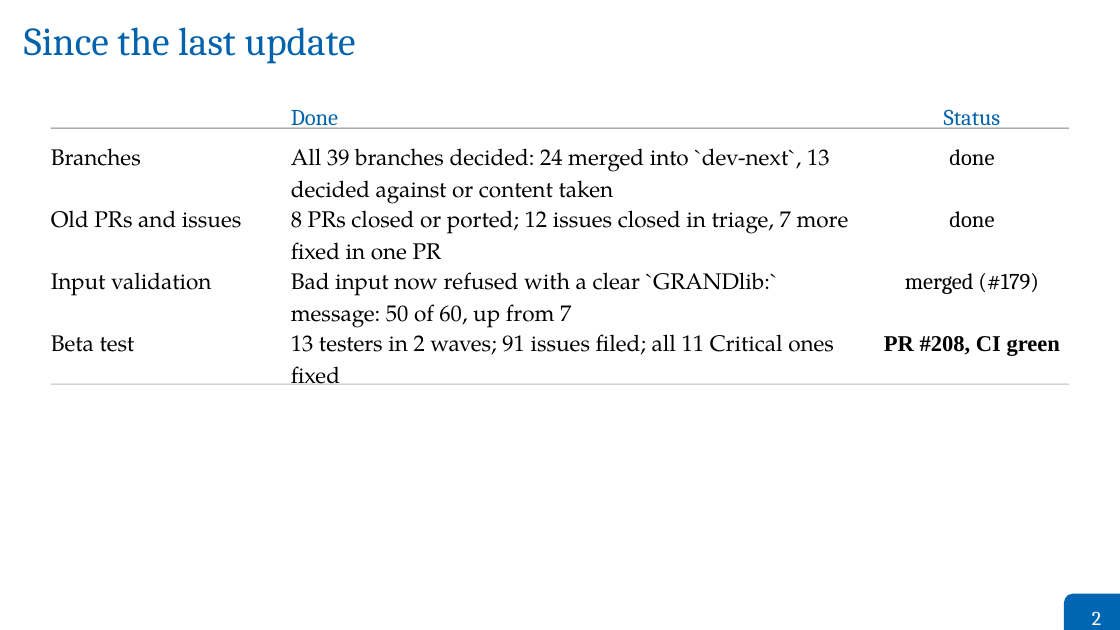
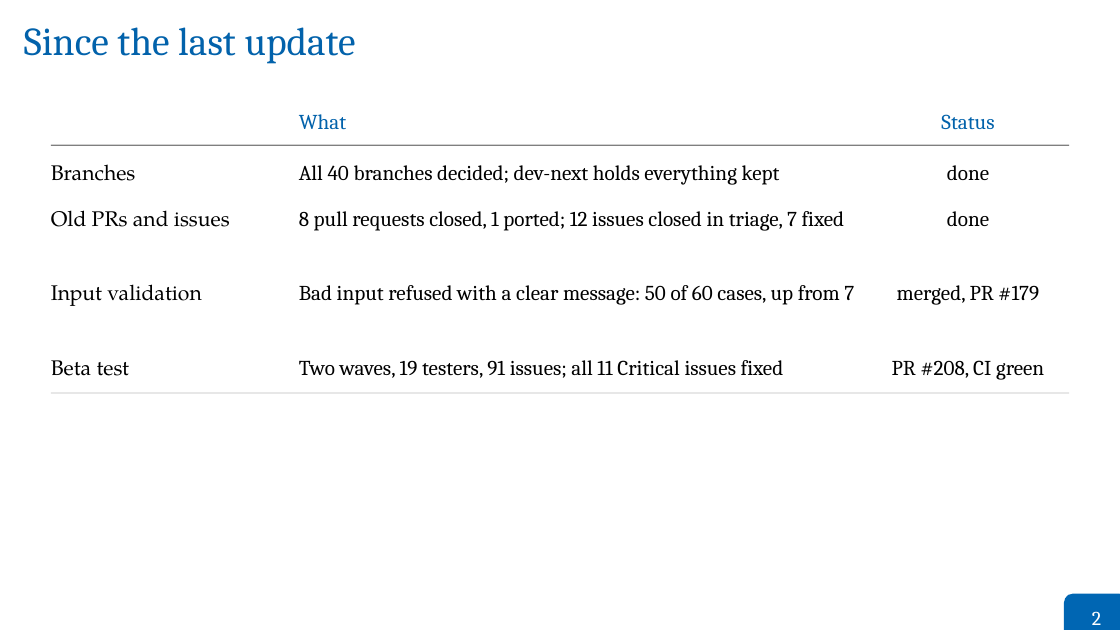
Before and after one commit to grand-mother/grand, a slide deck: slide 2 of resources/dev/dev-next/presentations/2026-10-01-GRAND_Weekly_Meeting/2026-10-01-Bustamante-GRAND_Weekly_Meeting.odp. Drawn at 1120x630 pixels with LibreOffice and Linux fonts; fonts in the diff are those of the drawing. Boxes give left, top, right and bottom in pixels: in the first picture for what was removed or moved away, otherwise in the second. Text is boxed around its words. In the diff, an @@ line names an element or a change of style, - is before the commit and + after.

```diff
--- a/resources/dev/dev-next/presentations/2026-10-01-GRAND_Weekly_Meeting/2026-10-01-Bustamante-GRAND_Weekly_Meeting.odp
+++ b/resources/dev/dev-next/presentations/2026-10-01-GRAND_Weekly_Meeting/2026-10-01-Bustamante-GRAND_Weekly_Meeting.odp
@@ text at (299,114,346,130): text changed; size 16 to 15 pt @@
-Done
+What
@@ rectangle: place and size @@
-rectangle at (51,128,1069,129)
+rectangle at (51,144,1069,145)
@@ text "Branches": place and size @@
-text "Branches" at (51,148,141,166)
+text "Branches" at (51,164,136,181)
@@ text at (299,165,780,185): text changed; size 16 to 15 pt; font TeX Gyre Pagella to Cambria @@
-All 39 branches decided: 24 merged into `dev-next`, 13 decided against or content taken
+All 40 branches decided; dev-next holds everything kept
@@ text "done": place and size @@
-text "done" at (949,149,994,165)
+text "done" at (947,165,989,180)
@@ text at (299,211,845,231): text changed; size 16 to 15 pt; font TeX Gyre Pagella to Cambria @@
-8 PRs closed or ported; 12 issues closed in triage, 7 more fixed in one PR
+8 pull requests closed, 1 ported; 12 issues closed in triage, 7 fixed
@@ text "Input validation": place and size @@
-text "Input validation" at (51,272,212,296)
+text "Input validation" at (51,284,201,306)
@@ text at (299,285,854,305): text changed; size 16 to 15 pt; font TeX Gyre Pagella to Cambria @@
-Bad input now refused with a clear `GRANDlib:` message: 50 of 60, up from 7
+Bad input refused with a clear message: 50 of 60 cases, up from 7
@@ text at (897,285,1039,305): text changed; size 16 to 15 pt @@
-merged (#179)
+merged, PR #179
@@ size 16 to 15 pt in 7 elements at (51,210,230,227), (947,211,989,226), (51,164,136,181), (941,114,994,130), (947,165,989,180), (51,284,201,306), (51,360,130,376) @@
@@ text "Beta test": place and size @@
-text "Beta test" at (51,335,135,352)
+text "Beta test" at (51,360,130,376)
@@ text "PR #208, CI green": place and size @@
-text "PR #208, CI green" at (884,336,1060,356)
+text "PR #208, CI green" at (892,360,1044,380)
@@ text "PR #208, CI green" at (892,360,1044,380): size 16 to 15 pt, font Times New Roman to Cambria, bold off @@
@@ text at (299,360,784,378): text changed; size 16 to 15 pt; font TeX Gyre Pagella to Cambria @@
-13 testers in 2 waves; 91 issues filed; all 11 Critical ones fixed
+Two waves, 19 testers, 91 issues; all 11 Critical issues fixed
@@ rectangle: place and size @@
-rectangle at (51,384,1069,385)
+rectangle at (51,392,1069,393)
```
Also in this commit, not shown: 6 other slides changed, 9 slides added, 4 slides removed, 9 other files.
